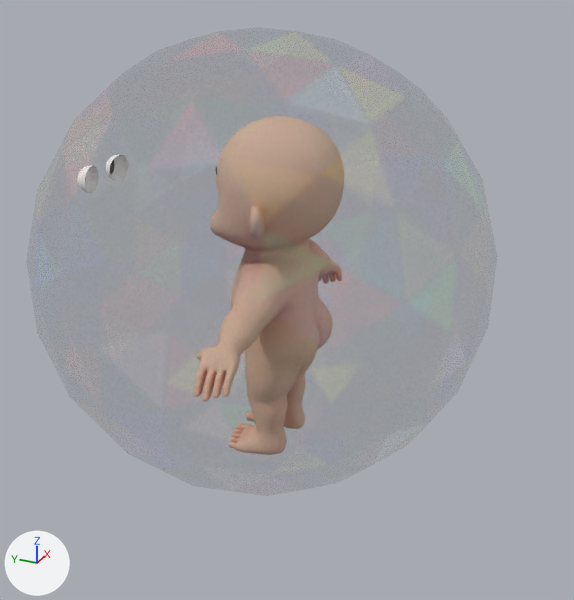
An edit to the glTF model module/source/month7/baby7.glb, drawn before and after from the same camera.
Rendered twice from a 50 mm camera at (-5.14, -2.46, 3.85) aimed at (-0.05, -0.17, 1.3). The axes (+X, +Y, +Z) are drawn at lower left. The lights are the same throughout. Where no turn or scale is listed for an object, it has been applied to the vertices. Vertices at the same position are counted once.

In view in the first picture: 'Roundcube.005', 'Sphere.001'.
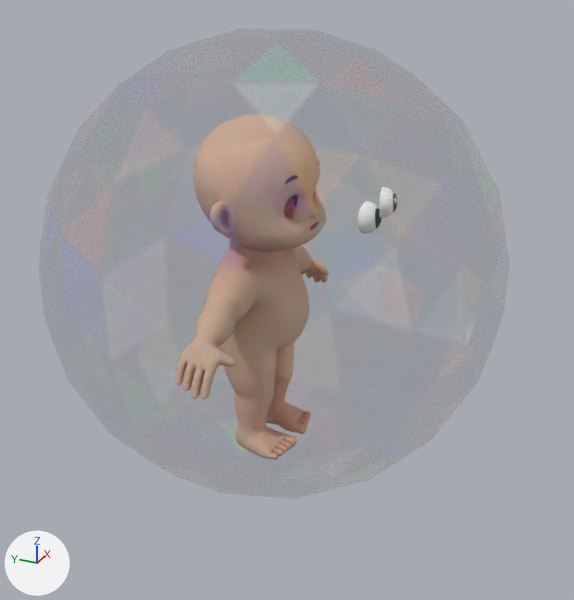
Where the newer file only moved an object's origin or applied its transform, the numbers keep the older frame.

Diff of the bpy script that builds the scene:
```diff
--- a/module/source/month7/baby7.glb.py
+++ b/module/source/month7/baby7.glb.py
@@ me_sphere_001 @@
 me_sphere_001.from_pydata(...)  # 257 vertices, 480 faces; spans x -0.118..0.101, y -0.08..0.046, z -0.114..0.106
 # used by ob_sphere_001; location = (0.193, 1.519, 2.108)
+# me_sphere_001 part 1: the whole mesh is turned -180 degrees about the z axis through its middle, then moved by (-0.369, -2.368, 0.0)
 me_sphere_001.materials.append(mat_material_001)
@@ ob_roundcube_005 @@
 ob_roundcube_005.location = (0.0, 0.0, 0.0)
-ob_roundcube_005.rotation_euler = (0.0, 0.0, -3.142)  # degrees (0, 0, -180)
 ob_roundcube_005.scale = (0.995, 0.995, 0.995)
```

Location of each change, [x1, y1, x2, y2] in pixels of the pictures (574 x 600 px):
'Roundcube.005', turned: before [193, 116, 344, 455]; after [176, 114, 329, 460]
'Sphere.001', mesh turned: before [106, 155, 128, 181]; after [358, 201, 382, 233]
